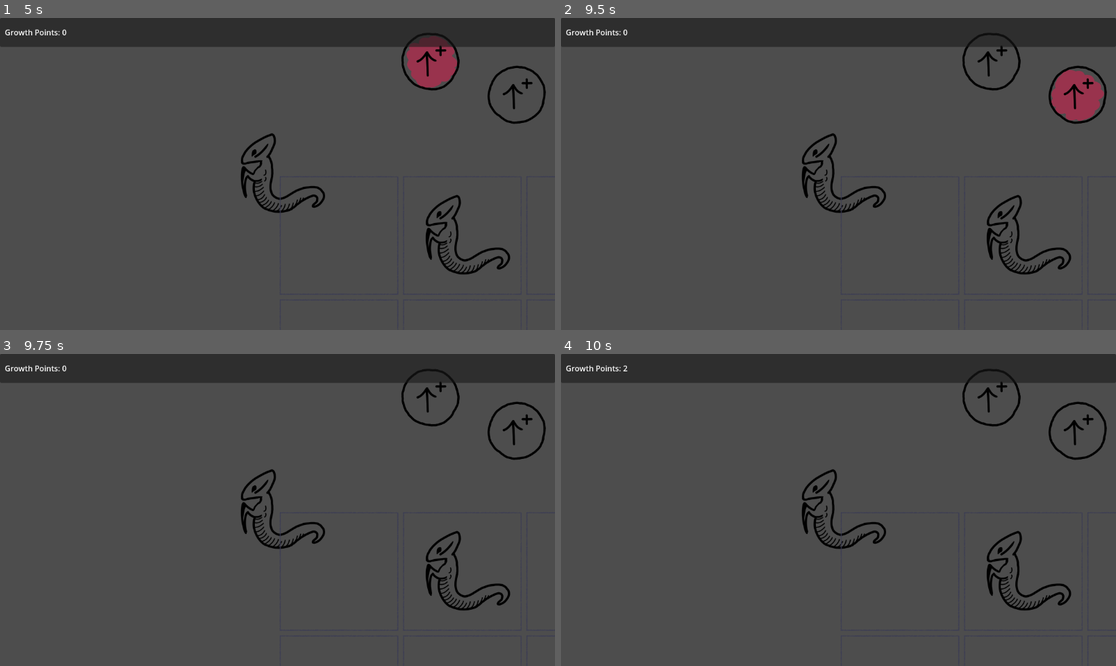
Above: before the commit, frames 1-4 (two rows, left to right).
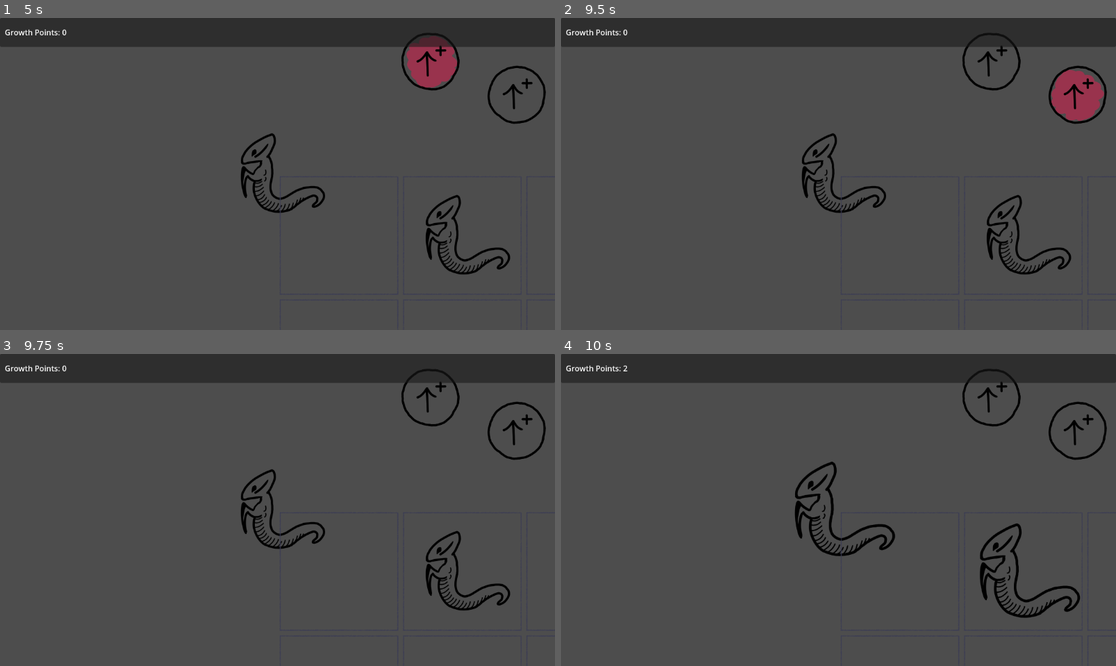
Above: after the commit, the same moments.

Repository: Surreily/slivcremental-mini
Game: Godot game, scene res://scenes/game.tscn
The game is run twice, just before and just after one commit, with the same random seed, the same clock (stepped at 60 frames per second) and the same inputs.
Inputs (mouse positions are in pixels of both pictures, inside the frame that each line leads up to):
- Up to frame 1 (5 s): tap Enter at 0.5, 2, 3.5 s; drag from (277, 174) to (516, 96) at 0.52 s; tap Space at 1.25, 2.75, 4.25 s; drag from (516, 96) to (277, 174) at 1.27 s; move the mouse to (432, 61) at 2.02 s; click (432, 61) at 2.17 s; drag from (460, 236) to (516, 96) at 2.77 s; move the mouse to (444, 220) at 3.52 s; click (444, 220) at 3.67 s; drag from (111, 127) to (432, 61) at 4.27 s
- Up to frame 2 (9.5 s): move the mouse to (866, 174) at 5.02 s; click (866, 174) at 5.17 s; drag from (755, 96) to (899, 236) at 5.77 s; move the mouse to (960, 158) at 6.52 s; click (960, 158) at 6.67 s; drag from (727, 189) to (1021, 236) at 7.27 s; move the mouse to (894, 105) at 8.02 s; click (894, 105) at 8.17 s; drag from (810, 236) to (1077, 96) at 8.77 s
- Up to frame 3 (9.75 s): move the mouse to (444, 556) at 9.52 s; click (444, 556) at 9.67 s
- Up to frame 4 (10 s): no input

Frames 1-3 are identical in both runs. In frame 4, 2.7% of the frame differs, in the area x 42-94%, y 34-85%.

Commit message:
Add visual "pulse" when sliv point is gained.

Diff:
--- a/scripts/controllers/sliver-controller.gd
+++ b/scripts/controllers/sliver-controller.gd
@@ -5,6 +5,8 @@
 
 var sliv_point_progress: float = 0
 var sliv_point_target: float = 10
+
+var sliv_point_gained_tween: Tween
 
 var random: RandomNumberGenerator
 
@@ -23,3 +25,10 @@
 		State.currencies.sliv_points += State.statistics.growthPointsPerClick
 		sliv_point_progress = 0.0
 		sliv_point_target = random.randf_range(3.0, 15.0)
+
+		if (sliv_point_gained_tween != null):
+			sliv_point_gained_tween.stop()
+
+		scale = Vector2(1.2, 1.2)
+		sliv_point_gained_tween = get_tree().create_tween()
+		sliv_point_gained_tween.tween_property(self, "scale", Vector2.ONE, 0.25)
